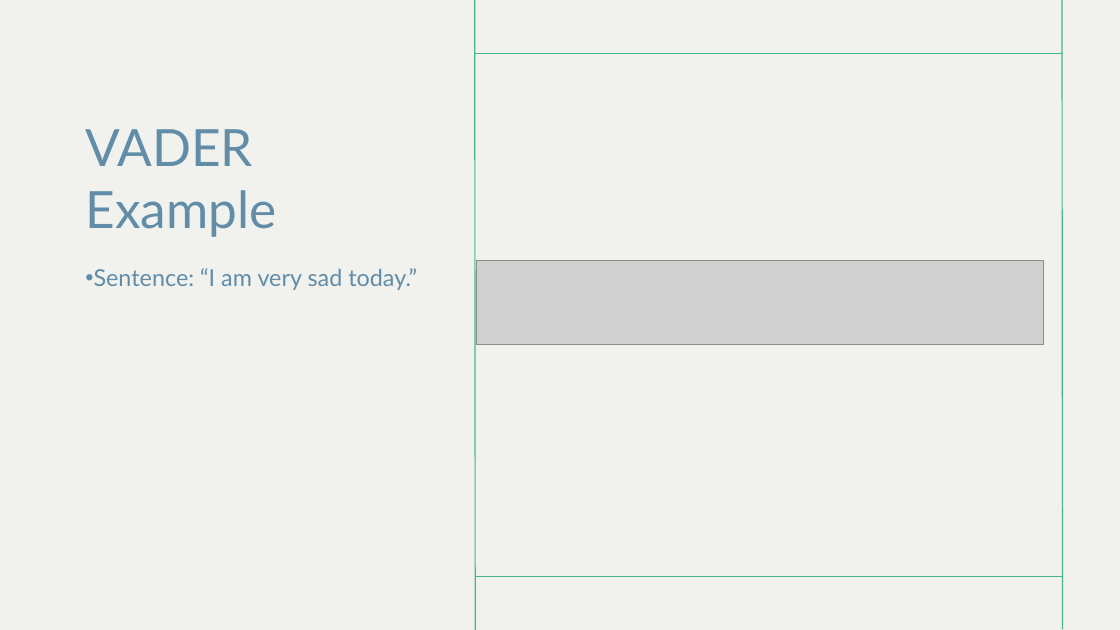
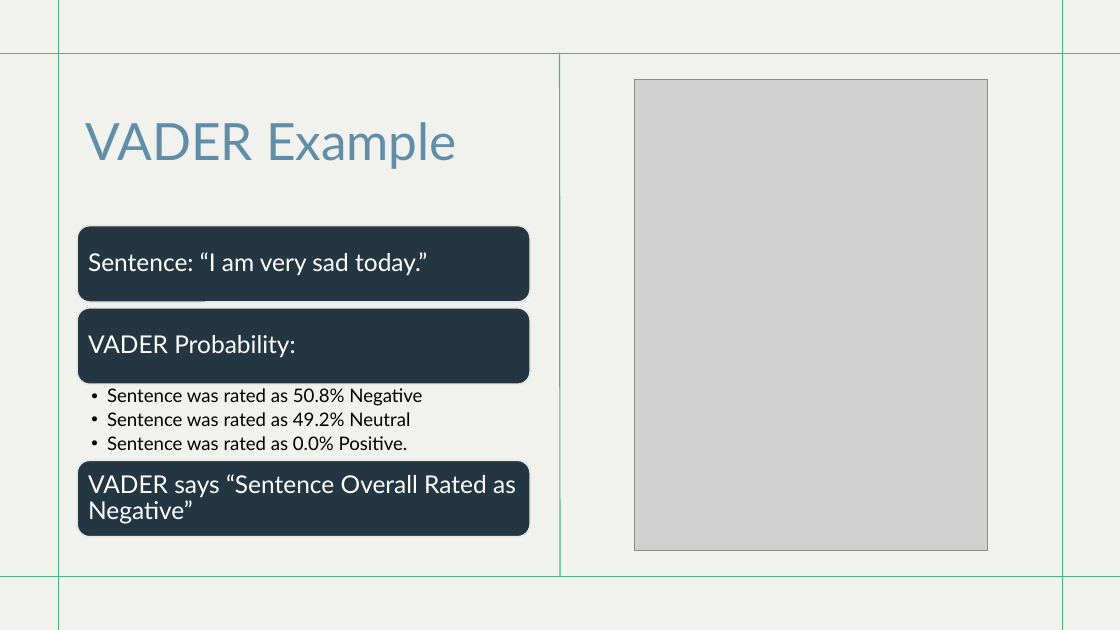
Before and after one commit to bethelike98/ENTITY-Final-Project, a slide deck: slide 20 of Presentation/DS Final Project Presentation.pptx (slide 14 before the commit). Drawn at 1120x630 pixels with LibreOffice and Linux fonts; fonts in the diff are those of the drawing; grey boxes stand for pictures. Boxes give left, top, right and bottom in pixels: in the first picture for what was removed or moved away, otherwise in the second. Text is boxed around its words. In the diff, an @@ line names an element or a change of style, - is before the commit and + after.

```diff
--- a/Presentation/DS Final Project Presentation.pptx
+++ b/Presentation/DS Final Project Presentation.pptx
@@ line removed from (1062, 0) to (1063, 629) @@
@@ line removed from (475, 54) to (1063, 54) @@
@@ line moved from (475, 0) - (476, 630) to (560, 576) - (560, 53) @@
@@ title "VADER Example" at bbox=[85, 122, 457, 169]: vertical alignment bottom to middle @@
@@ picture added at bbox=[634, 80, 987, 550] @@
@@ text "Sentence: “I am very sad ...": place and size @@
-text "Sentence: “I am very sad ..." at bbox=[94, 268, 417, 290]
+text "Sentence: “I am very sad ..." at bbox=[88, 252, 427, 276]
@@ text "Sentence: “I am very sad ..." at bbox=[88, 252, 427, 276]: size 20 to 21 pt, text colour #618DA8 to #FFFFFF; bullet • to none; line spacing 1.1 to 0.9; less space between paragraphs; vertical alignment top to middle @@
@@ picture removed at bbox=[476, 260, 1044, 344] @@
@@ group added at bbox=[77, 225, 531, 537]: 3 rounded rectangles, 3 texts @@
+VADER Probability:
+  • Sentence was rated as 50.8% Negative
+  • Sentence was rated as 49.2% Neutral
+  • Sentence was rated as 0.0% Positive.
+VADER says “Sentence Overall Rated as Negative”
@@ line removed from (475, 576) to (1063, 576) @@
```
Also in this commit, not shown: 4 other slides changed, 7 slides added.
